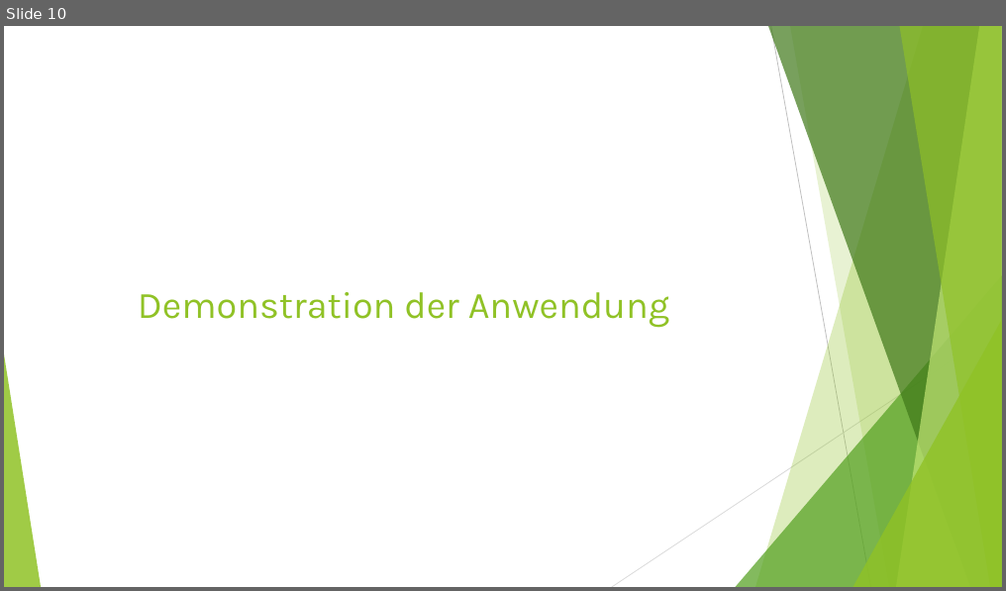
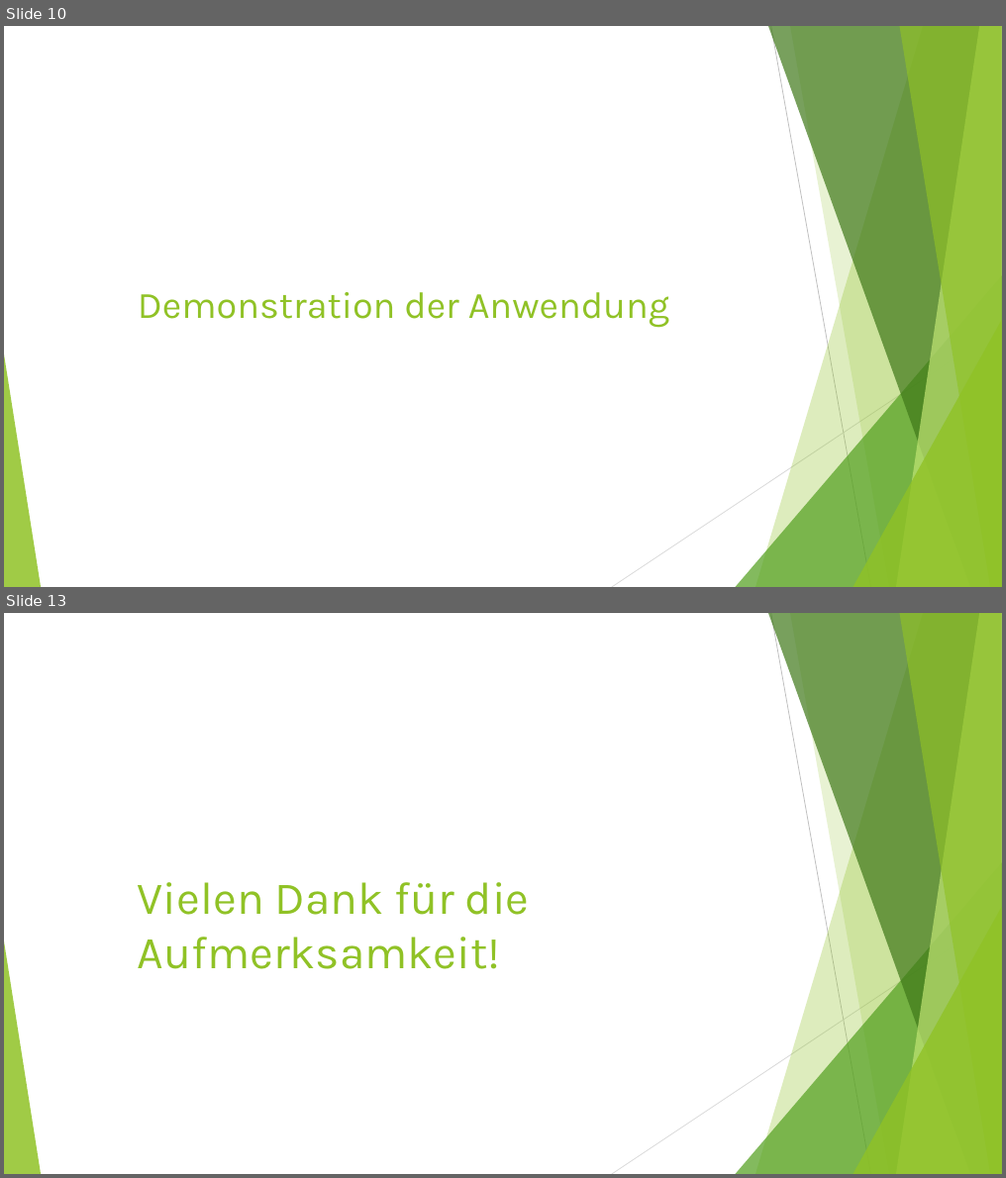
Before and after one commit to ddegregorio/EntwurfsmusterKleinprojekt, a slide deck: Präsentation Observer Pattern.pptx. Shown one above the other, each under a label of ours: slide 10 before the commit, slides 10 and 13 after it; the slides between them are not shown. The pictures are 1006x591 and 1006x1178 pixels, drawn with LibreOffice and Linux fonts; fonts in the diff are those of the drawing. Boxes give left, top, right and bottom in pixels: in the first picture for what was removed or moved away, otherwise in the second. Text is boxed around its words. In the diff, an @@ line names an element or a change of style, - is before the commit and + after.

```diff
--- a/Präsentation Observer Pattern.pptx
+++ b/Präsentation Observer Pattern.pptx
@@ slide 13 added at (4, 613, 1002, 1174), background #FFFFFF; not listed: 10 template elements that a slide beside it also shows @@
@@ title added at (138, 882, 530, 969), 44 pt, text #90C226 @@
+Vielen Dank für die
+Aufmerksamkeit!
```
Also in this commit, not shown: 1 slide changed, 1 other slide added, 2 other files.
